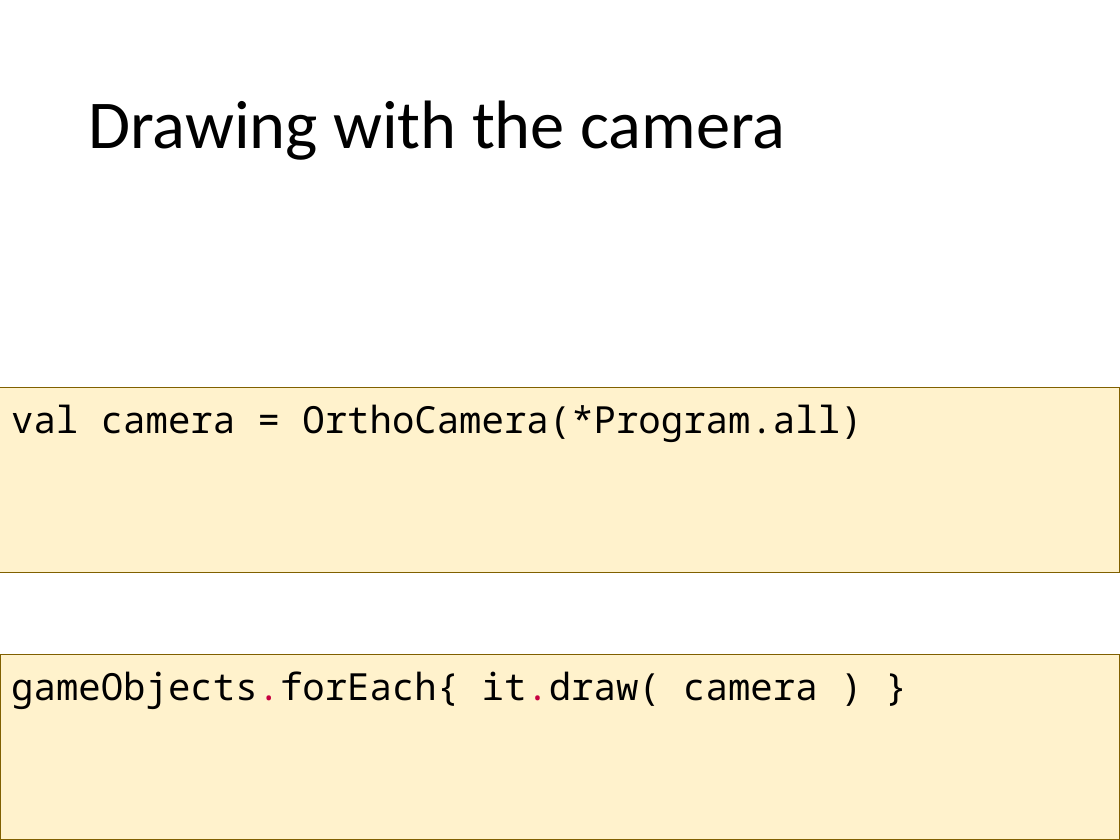
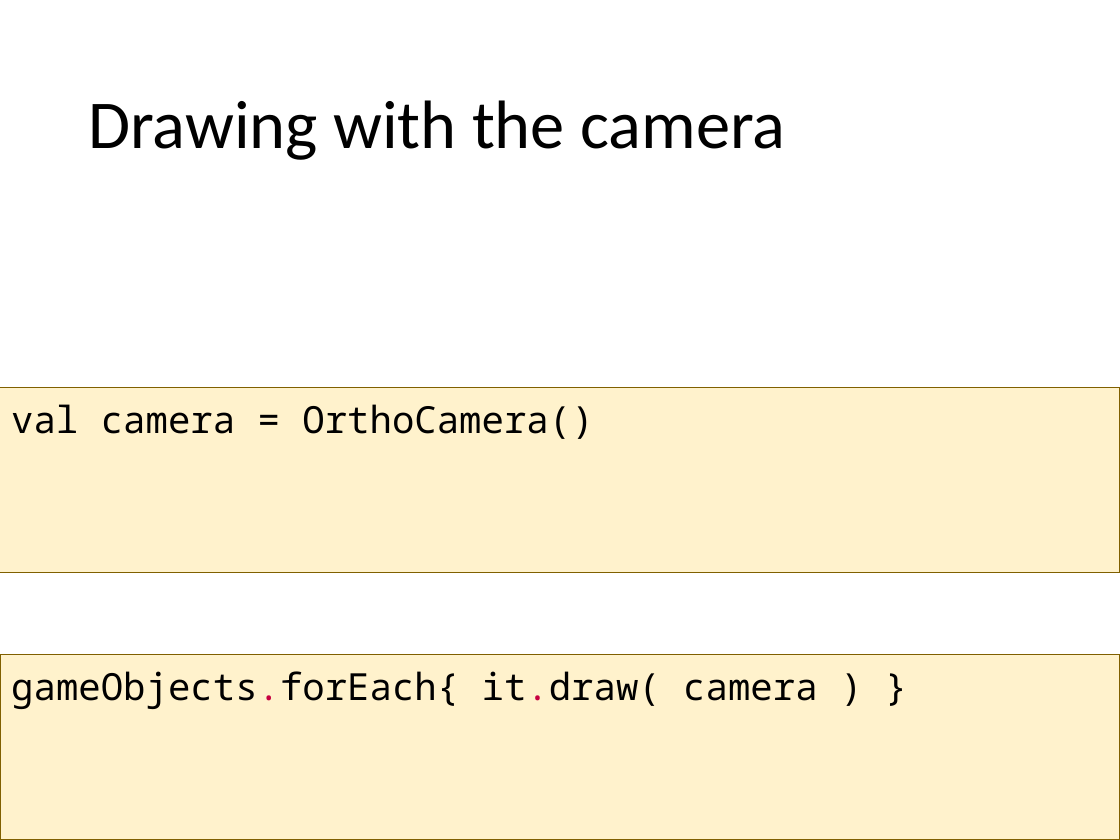
Before and after one commit to szecsi/kogfactory, a slide deck: slide 13 of projects/kog.020.030-gom/3gre055_2Dcam.pptx. Drawn at 1120x840 pixels with LibreOffice and Linux fonts; fonts in the diff are those of the drawing. Boxes give left, top, right and bottom in pixels: in the first picture for what was removed or moved away, otherwise in the second. Text is boxed around its words. In the diff, an @@ line names an element or a change of style, - is before the commit and + after.

```diff
--- a/projects/kog.020.030-gom/3gre055_2Dcam.pptx
+++ b/projects/kog.020.030-gom/3gre055_2Dcam.pptx
@@ text in rectangle at (11,404,593,439): text changed @@
-val camera = OrthoCamera(*Program.all)
+val camera = OrthoCamera()
```
Also in this commit, not shown: 1 other slide changed, 3 other files.
